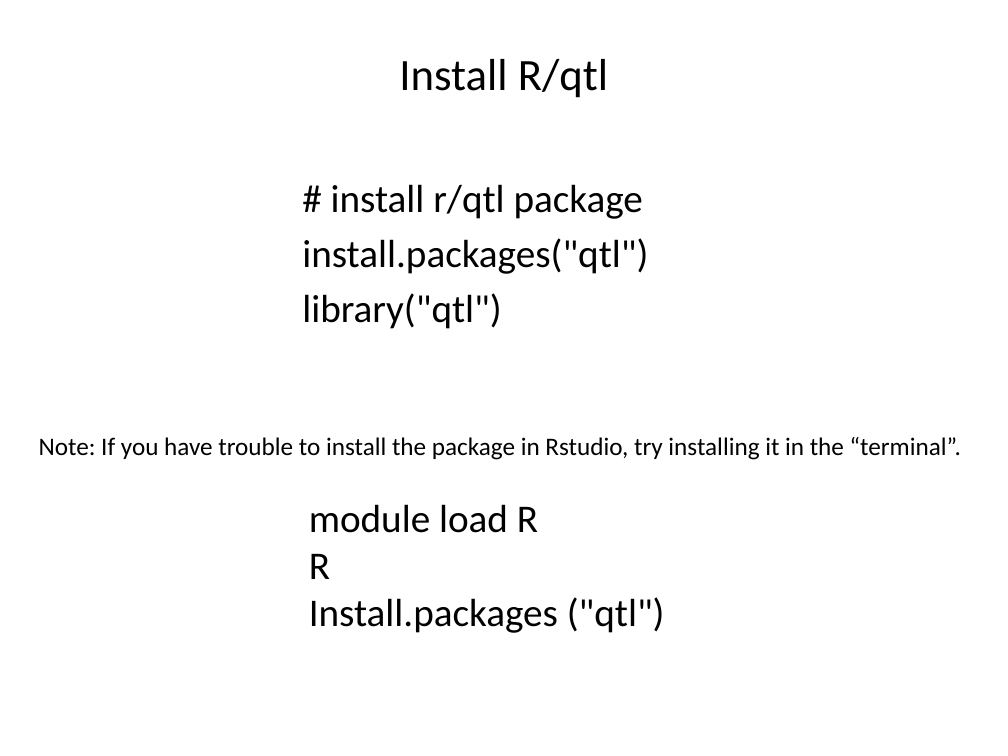
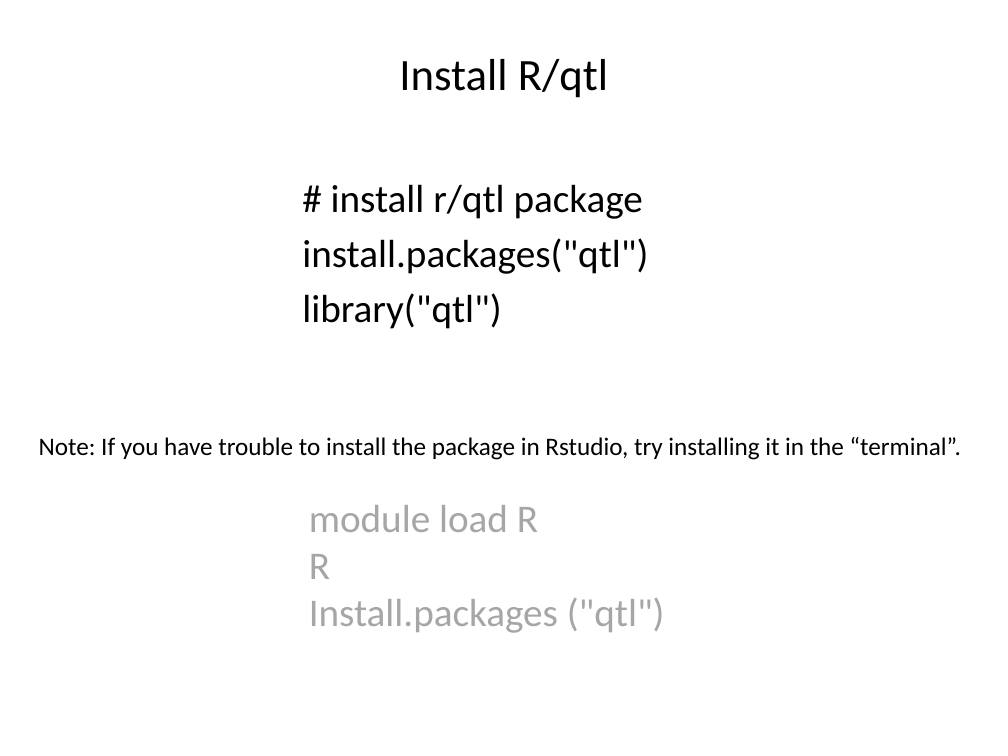
Before and after one commit to liu3zhenlab/teaching, a slide deck: slide 3 of PLPTH813Bioinformatis/2023/labs/lab07_qtl_gwas.pptx. Drawn at 1008x756 pixels with LibreOffice and Linux fonts; fonts in the diff are those of the drawing. Boxes give left, top, right and bottom in pixels: in the first picture for what was removed or moved away, otherwise in the second. Text is boxed around its words. In the diff, an @@ line names an element or a change of style, - is before the commit and + after.

```diff
--- a/PLPTH813Bioinformatis/2023/labs/lab07_qtl_gwas.pptx
+++ b/PLPTH813Bioinformatis/2023/labs/lab07_qtl_gwas.pptx
@@ text "module load R" at [309,505,665,633]: text colour #000000 to #A6A6A6 @@
```
Also in this commit, not shown: 2 other slides changed, 4 other files.
